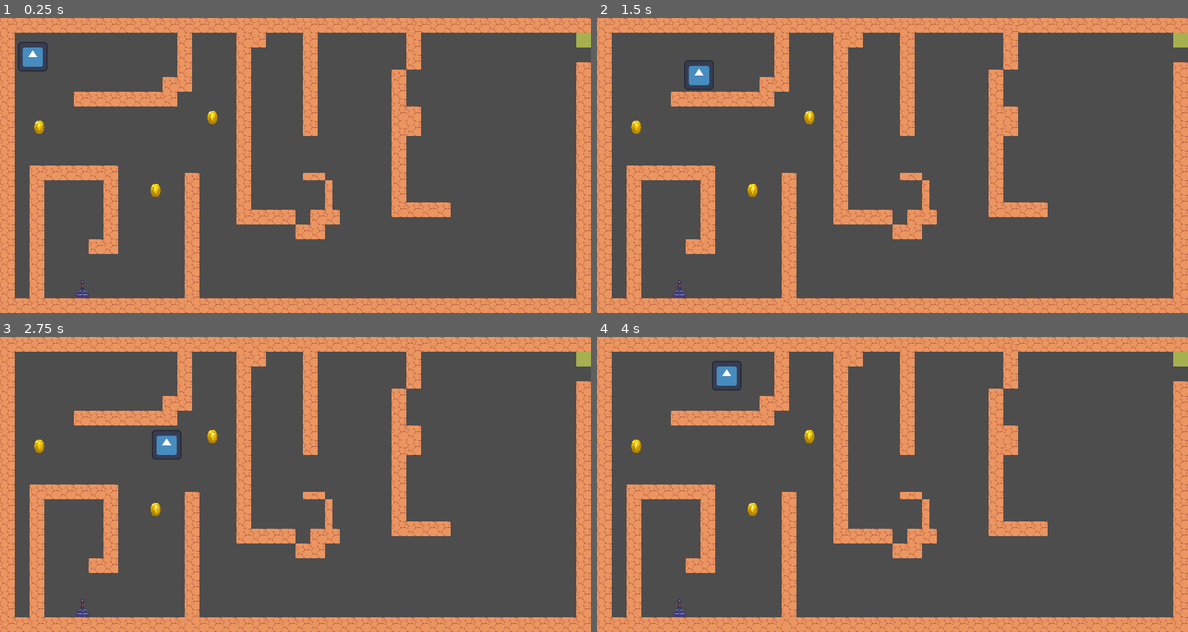
Above: before the commit, frames 1-4 (two rows, left to right).
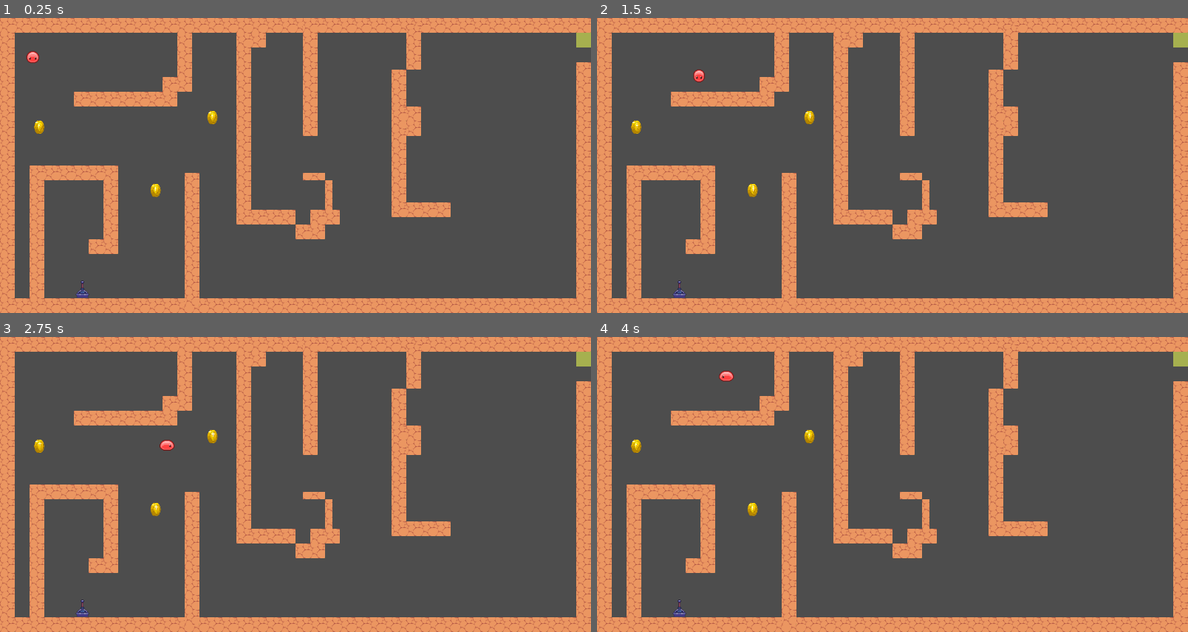
Above: after the commit, the same moments.

Repository: WoraPhet/GoDotMazeLearn
Game: Godot game, scene res://level_1.tscn
The game is run twice, just before and just after one commit, with the same random seed, the same clock (stepped at 60 frames per second) and the same inputs. The engine's default icon, where the game draws it, is replaced by a stand-in: a white triangle on a blue panel in a dark square.
Inputs:
- Up to frame 1 (0.25 s): no input
- Up to frame 2 (1.5 s): hold Right (ui_right) 0.53-1.28 s; hold Down (ui_down) from 1.28 s (still down)
- Up to frame 3 (2.75 s): release Down (ui_down) at 2.03 s; hold Right (ui_right) from 2.03 s (still down)
- Up to frame 4 (4 s): release Right (ui_right) at 2.78 s; hold Up (ui_up) 2.78-3.53 s; hold Left (ui_left) from 3.53 s (still down)

The runs differ from the first frame. In frame 1, 0.3% of the frame differs, in the area x 3-8%, y 8-18%; in frame 2, 0.3%; in frame 3, 0.3%, in the area x 25-31%, y 31-42%; in frame 4, 0.3%.

Commit message:
character sprite animation

Diff:
--- a/level_1.tscn
+++ b/level_1.tscn
@@ -64,21 +64,6 @@
 "": SubResource("AnimationLibrary_kb2tu")
 }
 
-[node name="Door2" type="StaticBody2D" parent="."]
-position = Vector2(1264, 48)
-metadata/_edit_group_ = true
-
-[node name="Sprite2D" type="Sprite2D" parent="Door2"]
-texture = ExtResource("2_vl4op")
-
-[node name="CollisionShape2D" type="CollisionShape2D" parent="Door2"]
-shape = SubResource("RectangleShape2D_jy7yk")
-
-[node name="AnimationPlayer" type="AnimationPlayer" parent="Door2"]
-libraries = {
-"": SubResource("AnimationLibrary_kb2tu")
-}
-
 [node name="TileMap" type="TileMap" parent="."]
 tile_set = ExtResource("1_xra12")
 format = 2
--- a/player.gd
+++ b/player.gd
@@ -1,16 +1,22 @@
 extends CharacterBody2D
 
 var speed = 200
-
-func _ready():
-	pass
+@onready var animation =  $Sprite2D
 
 func _physics_process(delta):
 	if Input.is_action_pressed("ui_right"):
 		position.x += speed * delta
-	if Input.is_action_pressed("ui_left"):
+		animation.play("Right")
+		get_node("Sprite2D").set_flip_h(false)#not flip
+	elif Input.is_action_pressed("ui_left"):
 		position.x -= speed * delta
-	if Input.is_action_pressed("ui_up"):
+		animation.play("Left")
+		get_node("Sprite2D").set_flip_h(true)#flip side
+	elif Input.is_action_pressed("ui_up"):
 		position.y -= speed * delta
-	if Input.is_action_pressed("ui_down"):
+		animation.play("Up")
+	elif Input.is_action_pressed("ui_down"):
 		position.y += speed * delta
+		animation.play("Down")
+	else:
+		animation.play("idle")
--- a/player.tscn
+++ b/player.tscn
@@ -1,18 +1,140 @@
-[gd_scene load_steps=4 format=3 uid="uid://m7wfoofo1pe0"]
+[gd_scene load_steps=18 format=3 uid="uid://m7wfoofo1pe0"]
 
-[ext_resource type="Texture2D" uid="uid://c4bjbm4qtq4nw" path="res://icon.svg" id="1_dg00c"]
 [ext_resource type="Script" path="res://player.gd" id="1_uylhu"]
+[ext_resource type="Texture2D" uid="uid://cmqm51b1f83sw" path="res://slime.png" id="2_jcwet"]
 
-[sub_resource type="RectangleShape2D" id="RectangleShape2D_ifeug"]
-size = Vector2(128, 130)
+[sub_resource type="AtlasTexture" id="AtlasTexture_qon7h"]
+atlas = ExtResource("2_jcwet")
+region = Rect2(0, 48, 24, 24)
+
+[sub_resource type="AtlasTexture" id="AtlasTexture_sguir"]
+atlas = ExtResource("2_jcwet")
+region = Rect2(24, 48, 24, 24)
+
+[sub_resource type="AtlasTexture" id="AtlasTexture_7dajs"]
+atlas = ExtResource("2_jcwet")
+region = Rect2(48, 48, 24, 24)
+
+[sub_resource type="AtlasTexture" id="AtlasTexture_fi7lr"]
+atlas = ExtResource("2_jcwet")
+region = Rect2(0, 24, 24, 24)
+
+[sub_resource type="AtlasTexture" id="AtlasTexture_38fv5"]
+atlas = ExtResource("2_jcwet")
+region = Rect2(24, 24, 24, 24)
+
+[sub_resource type="AtlasTexture" id="AtlasTexture_r6knc"]
+atlas = ExtResource("2_jcwet")
+region = Rect2(48, 24, 24, 24)
+
+[sub_resource type="AtlasTexture" id="AtlasTexture_xqrd4"]
+atlas = ExtResource("2_jcwet")
+region = Rect2(0, 24, 24, 24)
+
+[sub_resource type="AtlasTexture" id="AtlasTexture_rwprf"]
+atlas = ExtResource("2_jcwet")
+region = Rect2(24, 24, 24, 24)
+
+[sub_resource type="AtlasTexture" id="AtlasTexture_5exs6"]
+atlas = ExtResource("2_jcwet")
+region = Rect2(48, 24, 24, 24)
+
+[sub_resource type="AtlasTexture" id="AtlasTexture_8wj2h"]
+atlas = ExtResource("2_jcwet")
+region = Rect2(0, 0, 24, 24)
+
+[sub_resource type="AtlasTexture" id="AtlasTexture_j085s"]
+atlas = ExtResource("2_jcwet")
+region = Rect2(24, 0, 24, 24)
+
+[sub_resource type="AtlasTexture" id="AtlasTexture_bwvci"]
+atlas = ExtResource("2_jcwet")
+region = Rect2(48, 0, 24, 24)
+
+[sub_resource type="AtlasTexture" id="AtlasTexture_2u7r6"]
+atlas = ExtResource("2_jcwet")
+region = Rect2(24, 48, 24, 24)
+
+[sub_resource type="SpriteFrames" id="SpriteFrames_w2wen"]
+animations = [{
+"frames": [{
+"duration": 1.0,
+"texture": SubResource("AtlasTexture_qon7h")
+}, {
+"duration": 1.0,
+"texture": SubResource("AtlasTexture_sguir")
+}, {
+"duration": 1.0,
+"texture": SubResource("AtlasTexture_7dajs")
+}],
+"loop": true,
+"name": &"Down",
+"speed": 10.0
+}, {
+"frames": [{
+"duration": 1.0,
+"texture": SubResource("AtlasTexture_fi7lr")
+}, {
+"duration": 1.0,
+"texture": SubResource("AtlasTexture_38fv5")
+}, {
+"duration": 1.0,
+"texture": SubResource("AtlasTexture_r6knc")
+}],
+"loop": true,
+"name": &"Left",
+"speed": 10.0
+}, {
+"frames": [{
+"duration": 1.0,
+"texture": SubResource("AtlasTexture_xqrd4")
+}, {
+"duration": 1.0,
+"texture": SubResource("AtlasTexture_rwprf")
+}, {
+"duration": 1.0,
+"texture": SubResource("AtlasTexture_5exs6")
+}],
+"loop": true,
+"name": &"Right",
+"speed": 10.0
+}, {
+"frames": [{
+"duration": 1.0,
+"texture": SubResource("AtlasTexture_8wj2h")
+}, {
+"duration": 1.0,
+"texture": SubResource("AtlasTexture_j085s")
+}, {
+"duration": 1.0,
+"texture": SubResource("AtlasTexture_bwvci")
+}],
+"loop": true,
+"name": &"Up",
+"speed": 10.0
+}, {
+"frames": [{
+"duration": 1.0,
+"texture": SubResource("AtlasTexture_2u7r6")
+}],
+"loop": true,
+"name": &"idle",
+"speed": 0.0
+}]
+
+[sub_resource type="CapsuleShape2D" id="CapsuleShape2D_0jy72"]
+radius = 30.0
+height = 60.0
 
 [node name="Player" type="CharacterBody2D"]
 scale = Vector2(0.5, 0.5)
 script = ExtResource("1_uylhu")
 metadata/_edit_group_ = true
 
-[node name="Sprite2D" type="Sprite2D" parent="."]
-texture = ExtResource("1_dg00c")
+[node name="Sprite2D" type="AnimatedSprite2D" parent="."]
+scale = Vector2(3, 3)
+sprite_frames = SubResource("SpriteFrames_w2wen")
+animation = &"idle"
 
 [node name="CollisionShape2D" type="CollisionShape2D" parent="."]
-shape = SubResource("RectangleShape2D_ifeug")
+shape = SubResource("CapsuleShape2D_0jy72")
Binary file added: slime.png
Not shown, added: slime.png.import
Not shown, added: slime_monster_24x24.zip
